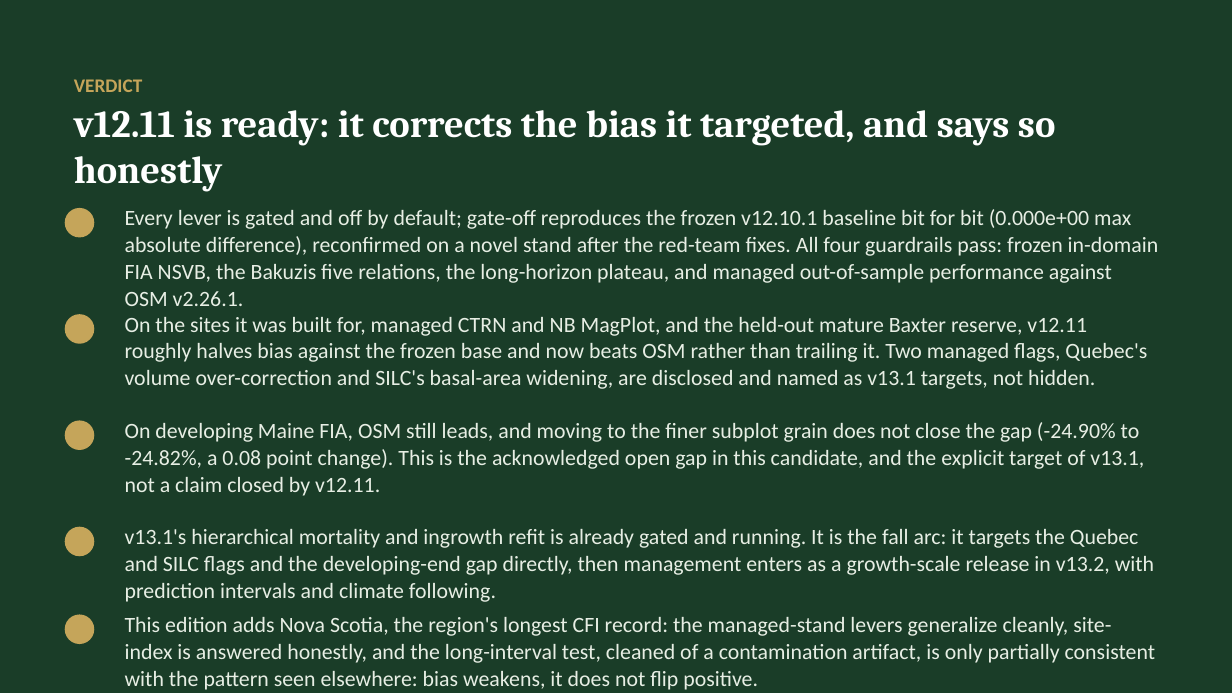
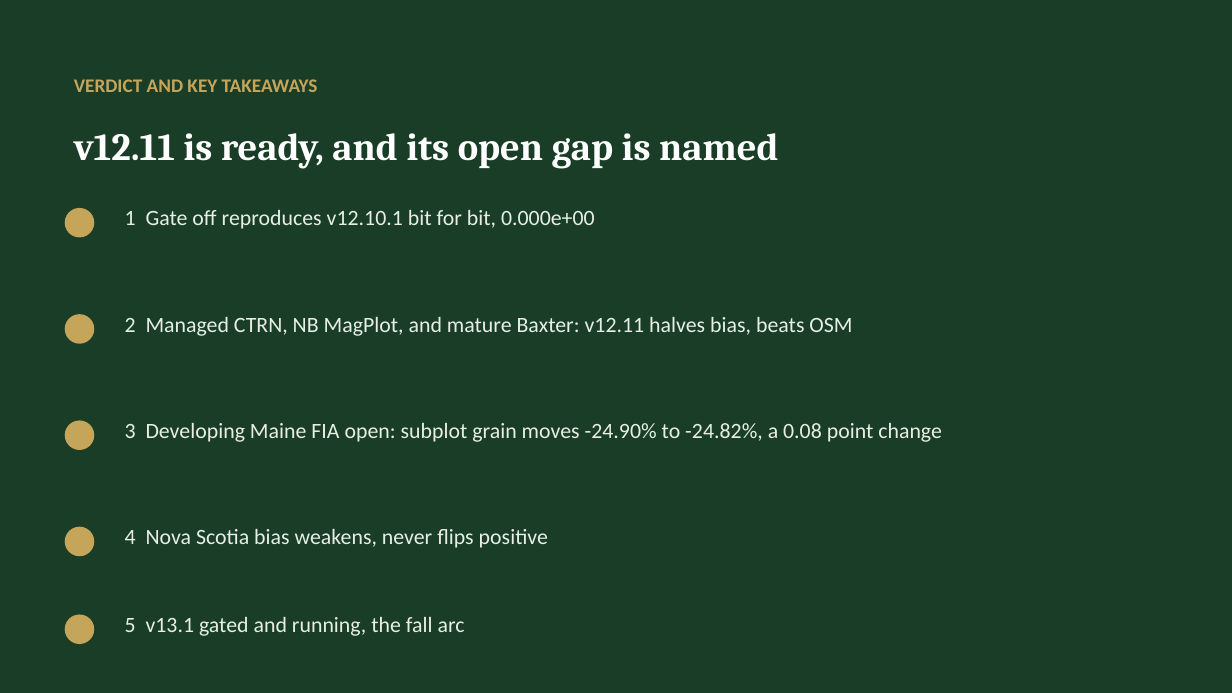
Before and after one commit to holoros/fvs-acd, a slide deck: slide 41 of FVS-ACD_Hennigar_Aug2026.pptx (slide 40 before the commit). Drawn at 1232x693 pixels with LibreOffice and Linux fonts; fonts in the diff are those of the drawing. Boxes give left, top, right and bottom in pixels: in the first picture for what was removed or moved away, otherwise in the second. Text is boxed around its words. In the diff, an @@ line names an element or a change of style, - is before the commit and + after.

```diff
--- a/FVS-ACD_Hennigar_Aug2026.pptx
+++ b/FVS-ACD_Hennigar_Aug2026.pptx
@@ text at (x1=74, y1=79, x2=318, y2=92): text changed @@
-VERDICT
+VERDICT AND KEY TAKEAWAYS
@@ text at (x1=74, y1=133, x2=778, y2=169): text changed @@
-v12.11 is ready: it corrects the bias it targeted, and says so honestly
+v12.11 is ready, and its open gap is named
@@ text at (x1=125, y1=210, x2=595, y2=229): text changed @@
-Every lever is gated and off by default; gate-off reproduces the frozen v12.10.1 baseline bit for bit (0.000e+00 max absolute difference), reconfirmed on a novel stand after the red-team fixes. All four guardrails pass: frozen in-domain FIA NSVB, the Bakuzis five relations, the long-horizon plateau, and managed out-of-sample performance against OSM v2.26.1.
+1 Gate off reproduces v12.10.1 bit for bit, 0.000e+00
@@ text at (x1=125, y1=317, x2=852, y2=336): text changed @@
-On the sites it was built for, managed CTRN and NB MagPlot, and the held-out mature Baxter reserve, v12.11 roughly halves bias against the frozen base and now beats OSM rather than trailing it. Two managed flags, Quebec's volume over-correction and SILC's basal-area widening, are disclosed and named as v13.1 targets, not hidden.
+2 Managed CTRN, NB MagPlot, and mature Baxter: v12.11 halves bias, beats OSM
@@ text at (x1=125, y1=423, x2=942, y2=442): text changed @@
-On developing Maine FIA, OSM still leads, and moving to the finer subplot grain does not close the gap (-24.90% to -24.82%, a 0.08 point change). This is the acknowledged open gap in this candidate, and the explicit target of v13.1, not a claim closed by v12.11.
+3 Developing Maine FIA open: subplot grain moves -24.90% to -24.82%, a 0.08 point change
@@ text at (x1=125, y1=529, x2=548, y2=548): text changed @@
-v13.1's hierarchical mortality and ingrowth refit is already gated and running. It is the fall arc: it targets the Quebec and SILC flags and the developing-end gap directly, then management enters as a growth-scale release in v13.2, with prediction intervals and climate following.
+4 Nova Scotia bias weakens, never flips positive
@@ text at (x1=125, y1=617, x2=465, y2=636): text changed @@
-This edition adds Nova Scotia, the region's longest CFI record: the managed-stand levers generalize cleanly, site-index is answered honestly, and the long-interval test, cleaned of a contamination artifact, is only partially consistent with the pattern seen elsewhere: bias weakens, it does not flip positive.
+5 v13.1 gated and running, the fall arc
```
Also in this commit, not shown: 39 other slides changed, 1 slide added, 25 other files.
